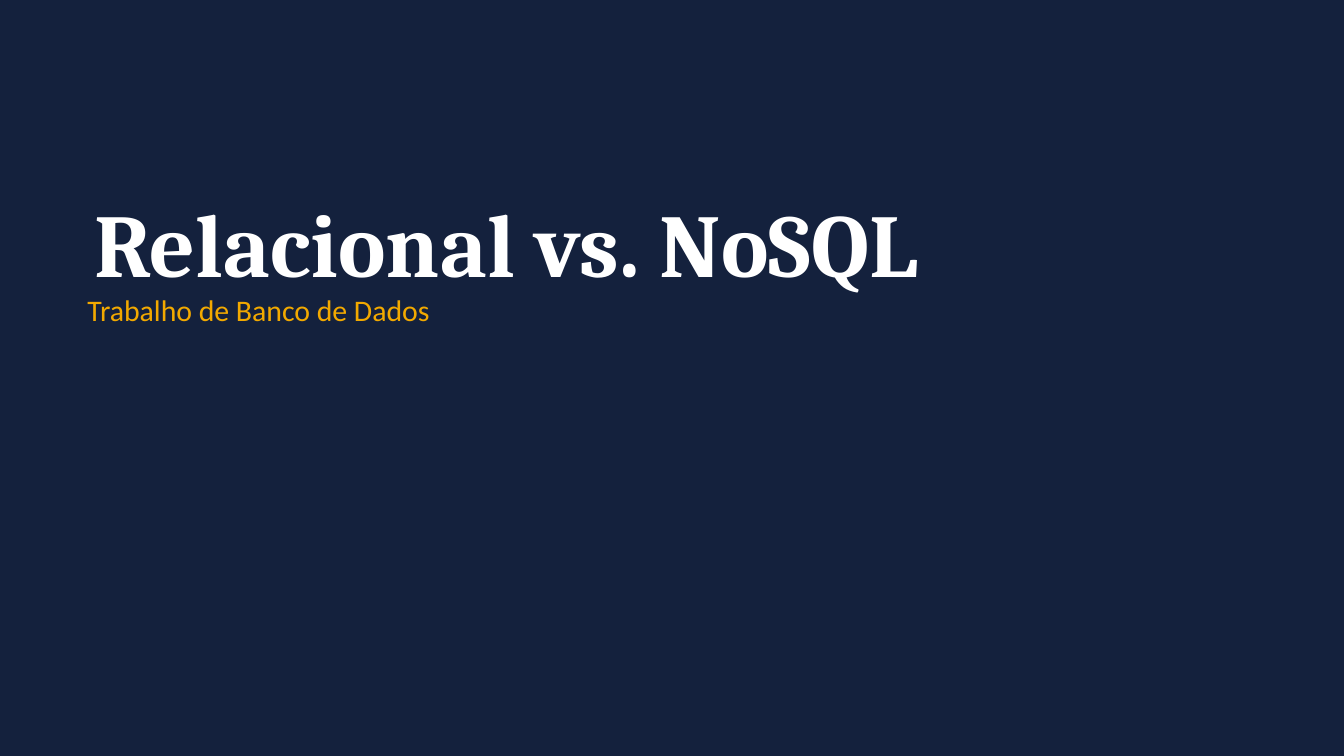
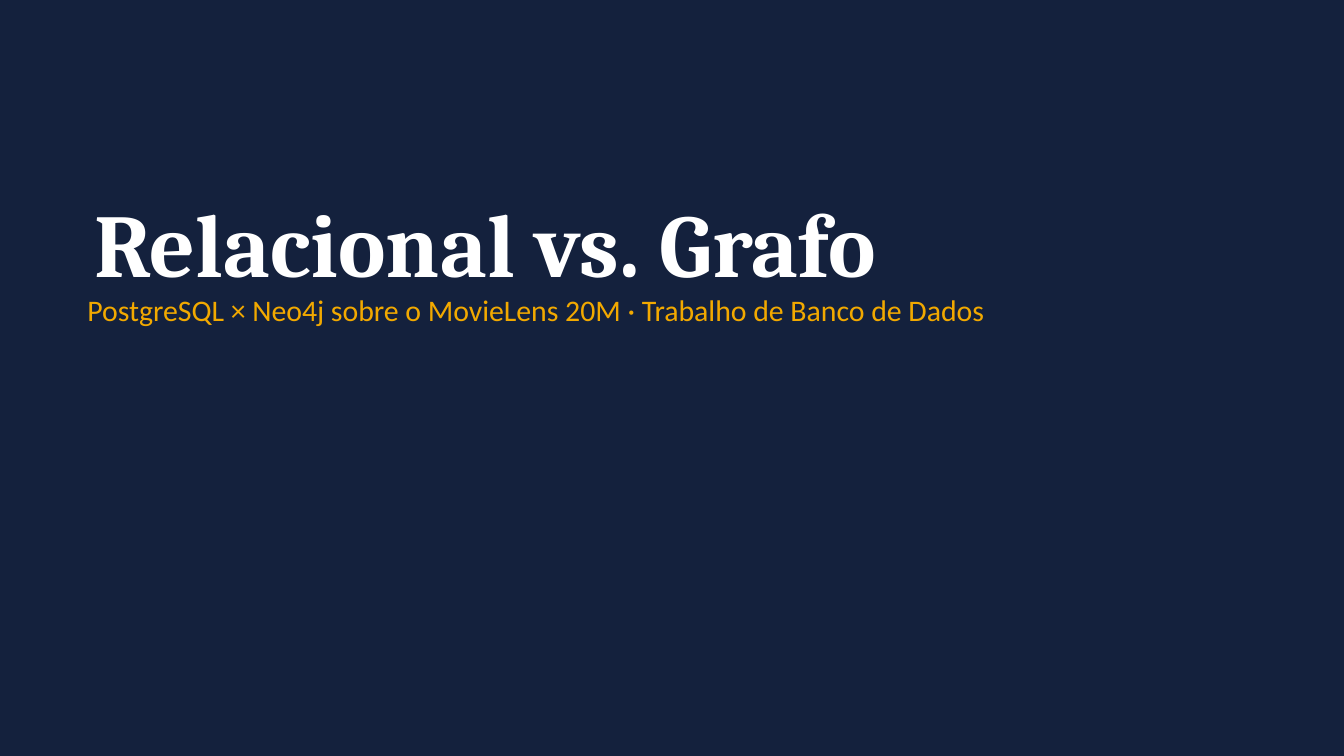
Before and after one commit to FineiasAntonio/BancoDeDados, a slide deck: slide 1 of docs/apresentacao.pptx. Drawn at 1344x756 pixels with LibreOffice and Linux fonts; fonts in the diff are those of the drawing. Boxes give left, top, right and bottom in pixels: in the first picture for what was removed or moved away, otherwise in the second. Text is boxed around its words. In the diff, an @@ line names an element or a change of style, - is before the commit and + after.

```diff
--- a/docs/apresentacao.pptx
+++ b/docs/apresentacao.pptx
@@ text at box(94, 213, 876, 278): text changed @@
-Relacional vs. NoSQL
+Relacional vs. Grafo
@@ text at box(87, 300, 984, 326): text changed @@
-Trabalho de Banco de Dados
+PostgreSQL × Neo4j sobre o MovieLens 20M · Trabalho de Banco de Dados
```
Also in this commit, not shown: 4 other slides changed, 8 slides added, 5 slides removed.
